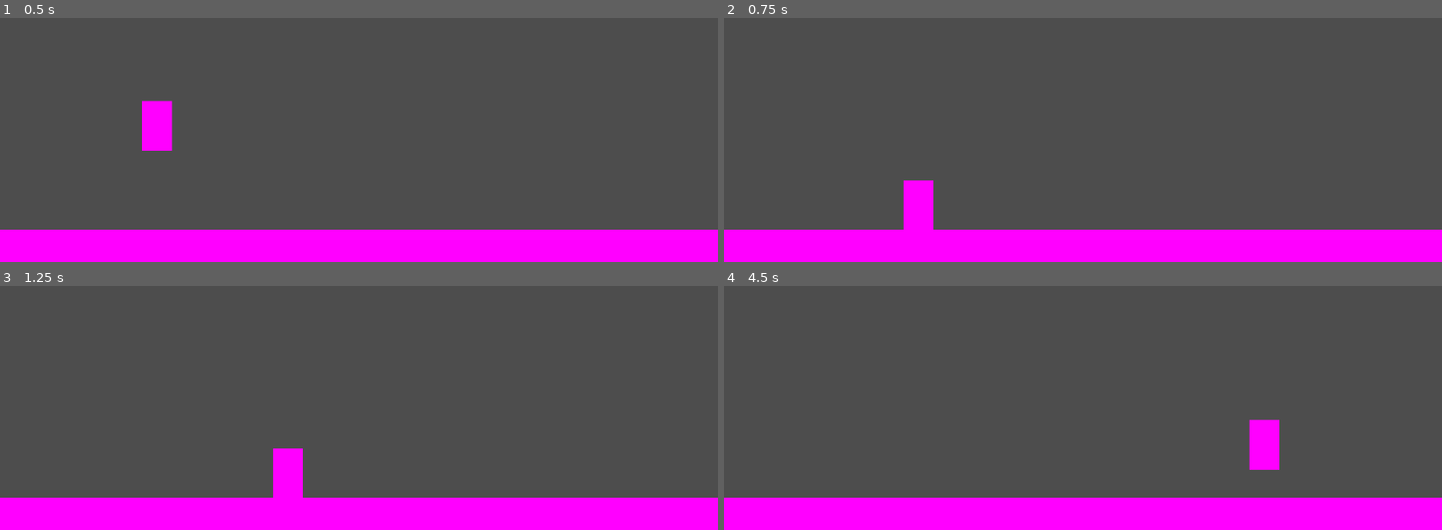
Above: before the commit, frames 1-4 (two rows, left to right).
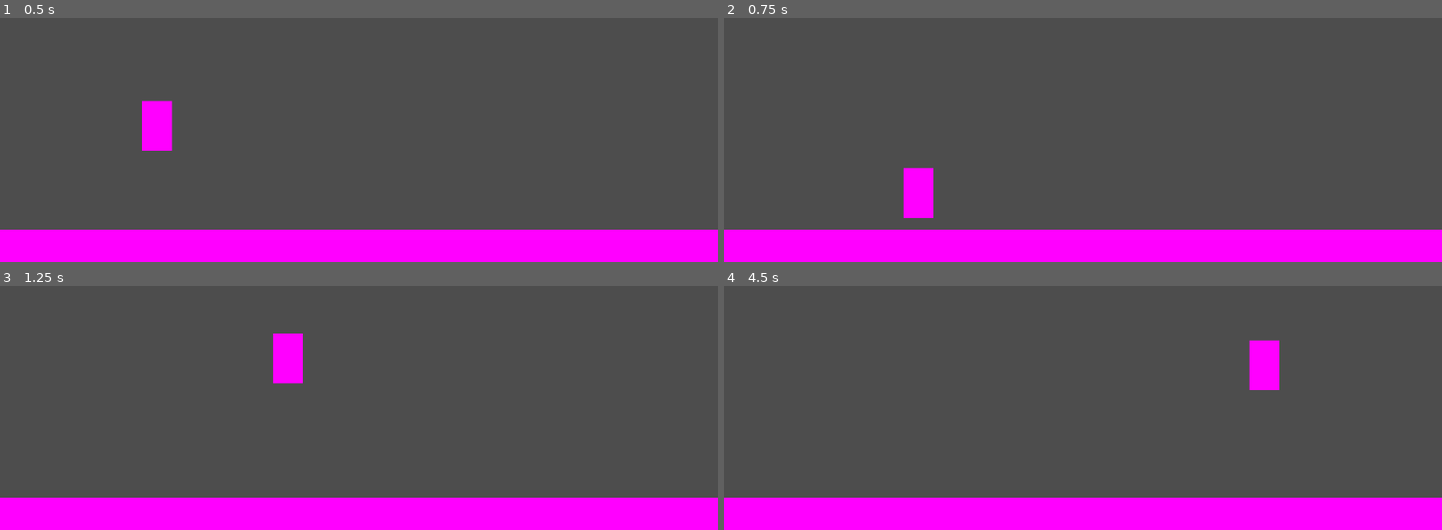
Above: after the commit, the same moments.

Repository: DieHenne123123123/SamuraiRoguelike
Game: Godot game, scene res://Scenes/TestScene/test_scene.tscn
Two runs of this game, one before a commit and one after it. Both use one fixed random seed, a clock stepped at 60 frames per second and the inputs below.
Inputs:
- Up to frame 1 (0.5 s): no input
- Up to frame 2 (0.75 s): hold D (Right) from 0.53 s (still down); hold Space (Jump) from 0.53 s (still down)
- Up to frame 3 (1.25 s): keep holding D (Right); keep holding Space (Jump)
- Up to frame 4 (4.5 s): release Space (Jump) at 1.28 s; tap Space (Jump) at 1.35, 1.52, 1.82, 2.85, 3.02, 3.32, 4.35 s; release D (Right) at 2.03 s; hold A (Left) 2.03-2.78 s; hold Space (Jump) 2.03-2.78 s; hold D (Right) 2.78-4.28 s; hold Space (Jump) 3.53-4.28 s; hold A (Left) from 4.28 s (still down)

Frame 1 is identical in both runs. In frame 2, 0.4% of the frame differs, in the area x 25-30%, y 61-87%; in frame 3, 1.7%; in frame 4, 1.8%, in the area x 73-78%, y 22-76%.

Commit message:
Adding the option to jump less by releasing Space

Diff:
--- a/Scripts/CharacterController/CharacterController.gd
+++ b/Scripts/CharacterController/CharacterController.gd
@@ -2,9 +2,7 @@
 
 
 const SPEED = 300.0
-const JUMP_VELOCITY = -400.0
-
-# Get the gravity from the project settings to be synced with RigidBody nodes.
+const JUMP_VELOCITY = -600.0
 var gravity = ProjectSettings.get_setting("physics/2d/default_gravity")
 
 
@@ -14,11 +12,10 @@
 		velocity.y += gravity * delta
 
 	# Handle jump.
-	if Input.is_action_just_pressed("Jump") and is_on_floor():
+	if Input.is_action_pressed("Jump") and is_on_floor():
 		velocity.y = JUMP_VELOCITY
-
-	# Get the input direction and handle the movement/deceleration.
-	# As good practice, you should replace UI actions with custom gameplay actions.
+	if Input.is_action_just_released("Jump") && velocity.y <= 0:
+		velocity.y = -20
 	var direction = Input.get_axis("Left", "Right")
 	if direction:
 		velocity.x = direction * SPEED
